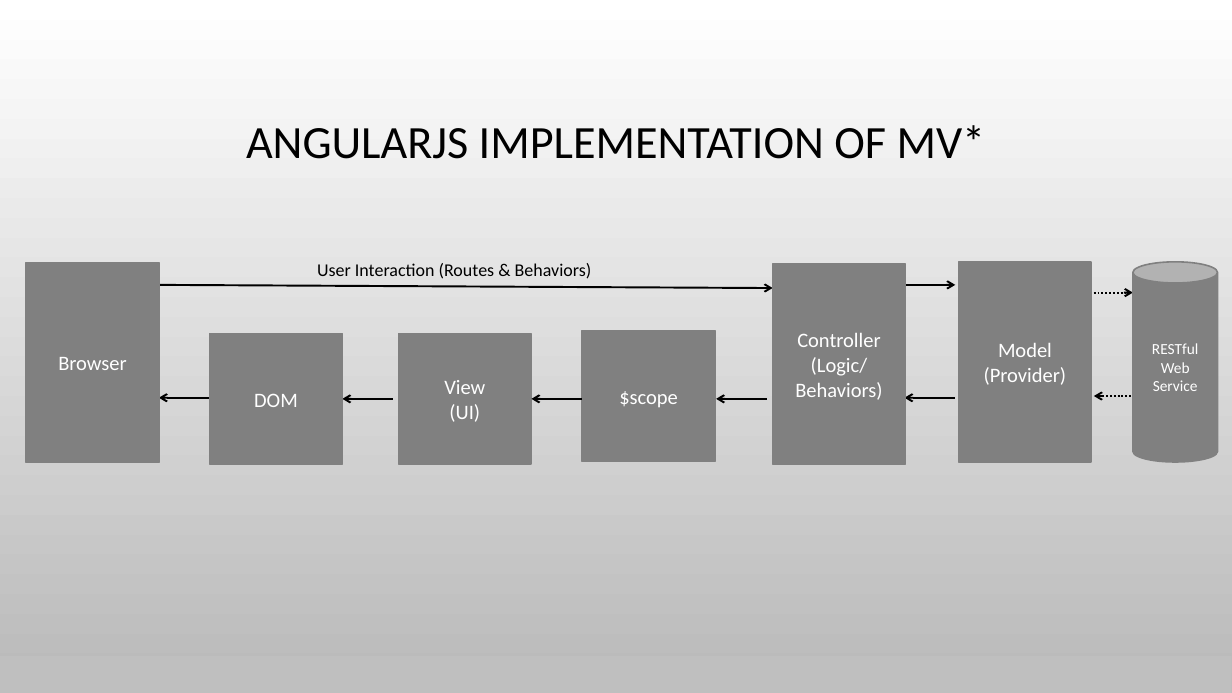
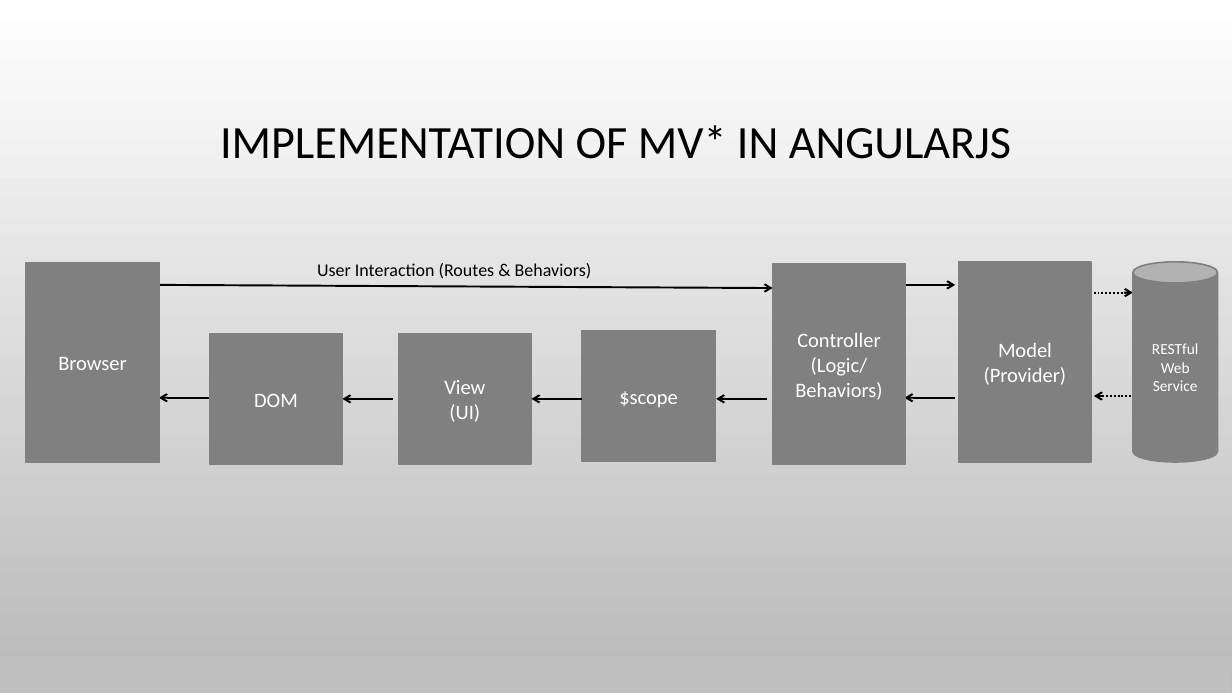
Before and after one commit to spietrek/spsdc2015, a slide deck: slide 14 of Building SPAs in SharePoint Using AngularJS.pptx (slide 9 before the commit). Drawn at 1232x693 pixels with LibreOffice and Linux fonts; fonts in the diff are those of the drawing; background and template pictures are left out. Boxes give left, top, right and bottom in pixels: in the first picture for what was removed or moved away, otherwise in the second. Text is boxed around its words. In the diff, an @@ line names an element or a change of style, - is before the commit and + after.

```diff
--- a/Building SPAs in SharePoint Using AngularJS.pptx
+++ b/Building SPAs in SharePoint Using AngularJS.pptx
@@ title at bbox=[220, 125, 1011, 159]: text changed @@
-ANGULARJS IMPLEMENTATION OF MV*
+IMPLEMENTATION OF MV* IN ANGULARJS
```
Also in this commit, not shown: 14 other slides changed, 9 slides added, 3 slides removed.
